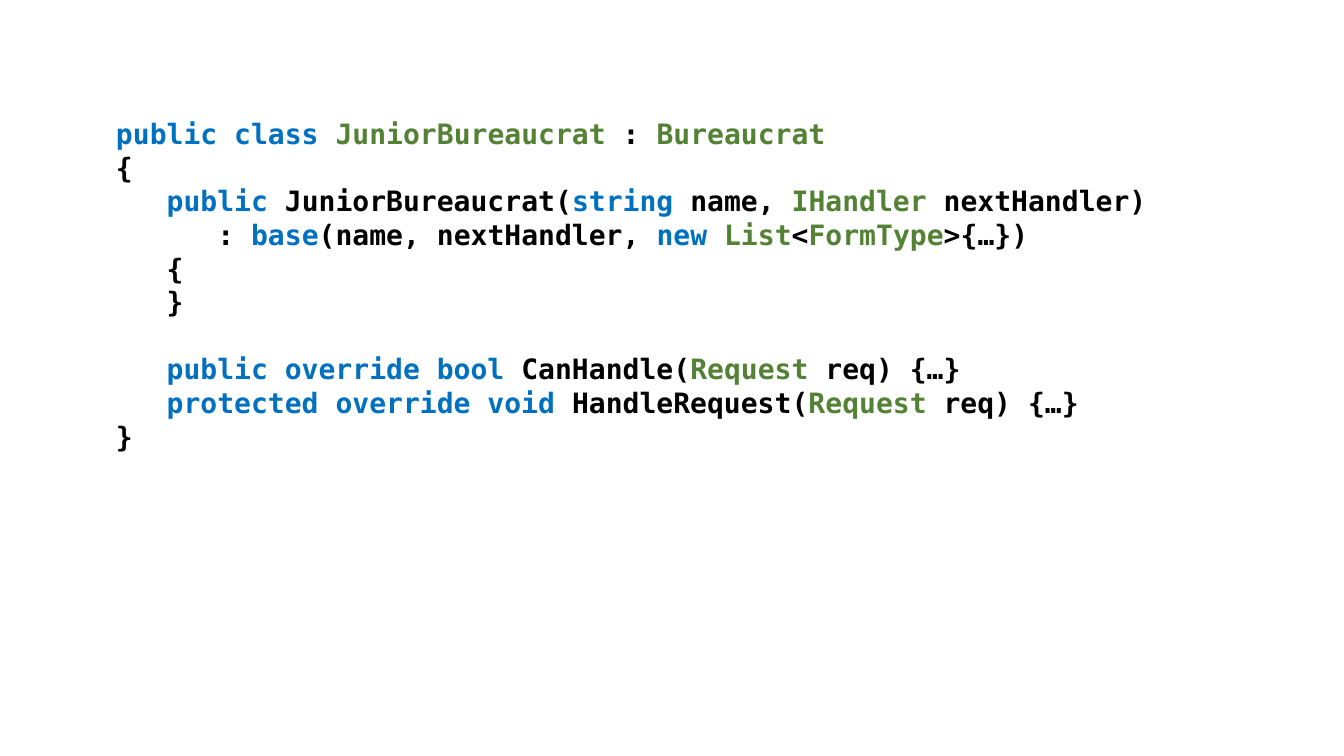
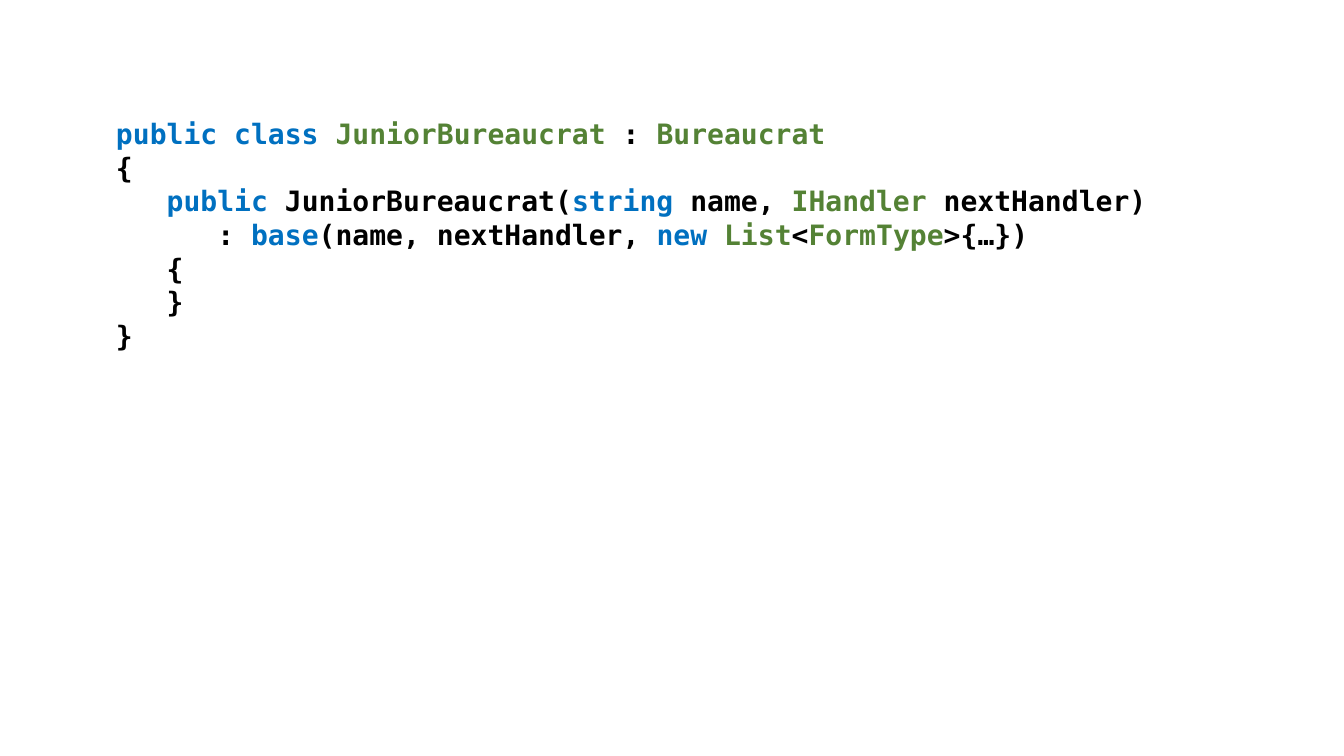
Before and after one commit to perl-easj/Teaching-materials, a slide deck: slide 19 of CSharpProgramming/Presentations/OOProgPartIII/ChainOfResponsibility.pptx (slide 18 before the commit). Drawn at 1344x756 pixels with LibreOffice and Linux fonts; fonts in the diff are those of the drawing. Boxes give left, top, right and bottom in pixels: in the first picture for what was removed or moved away, otherwise in the second. Text is boxed around its words. In the diff, an @@ line names an element or a change of style, - is before the commit and + after.

```diff
--- a/CSharpProgramming/Presentations/OOProgPartIII/ChainOfResponsibility.pptx
+++ b/CSharpProgramming/Presentations/OOProgPartIII/ChainOfResponsibility.pptx
@@ text at [167,357,1012,419]: paragraphs removed @@
-public override bool CanHandle(Request req) {…}
-protected override void HandleRequest(Request req) {…}
```
Also in this commit, not shown: 2 other slides changed, 1 slide added, 1 other file.
